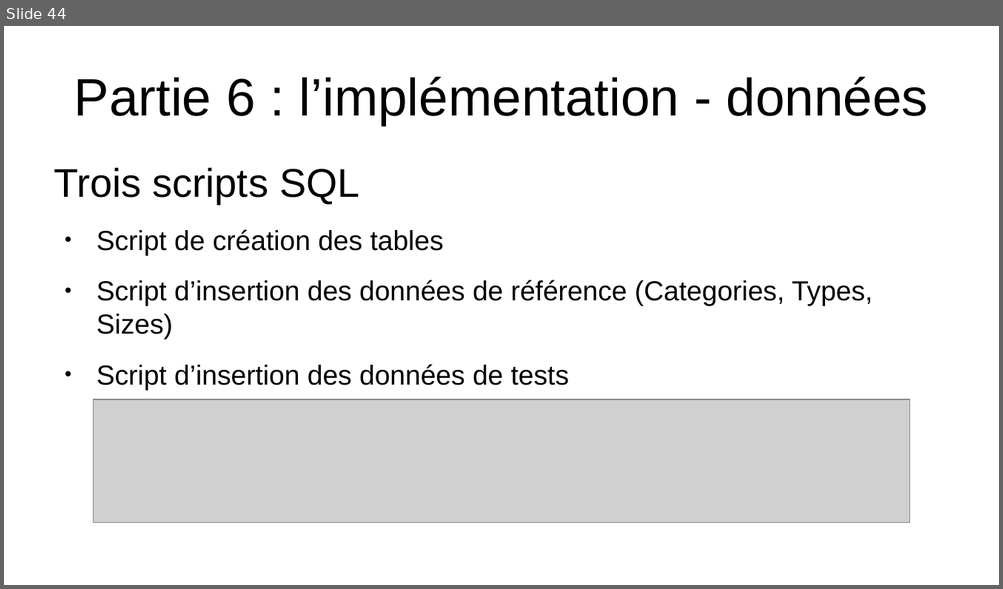
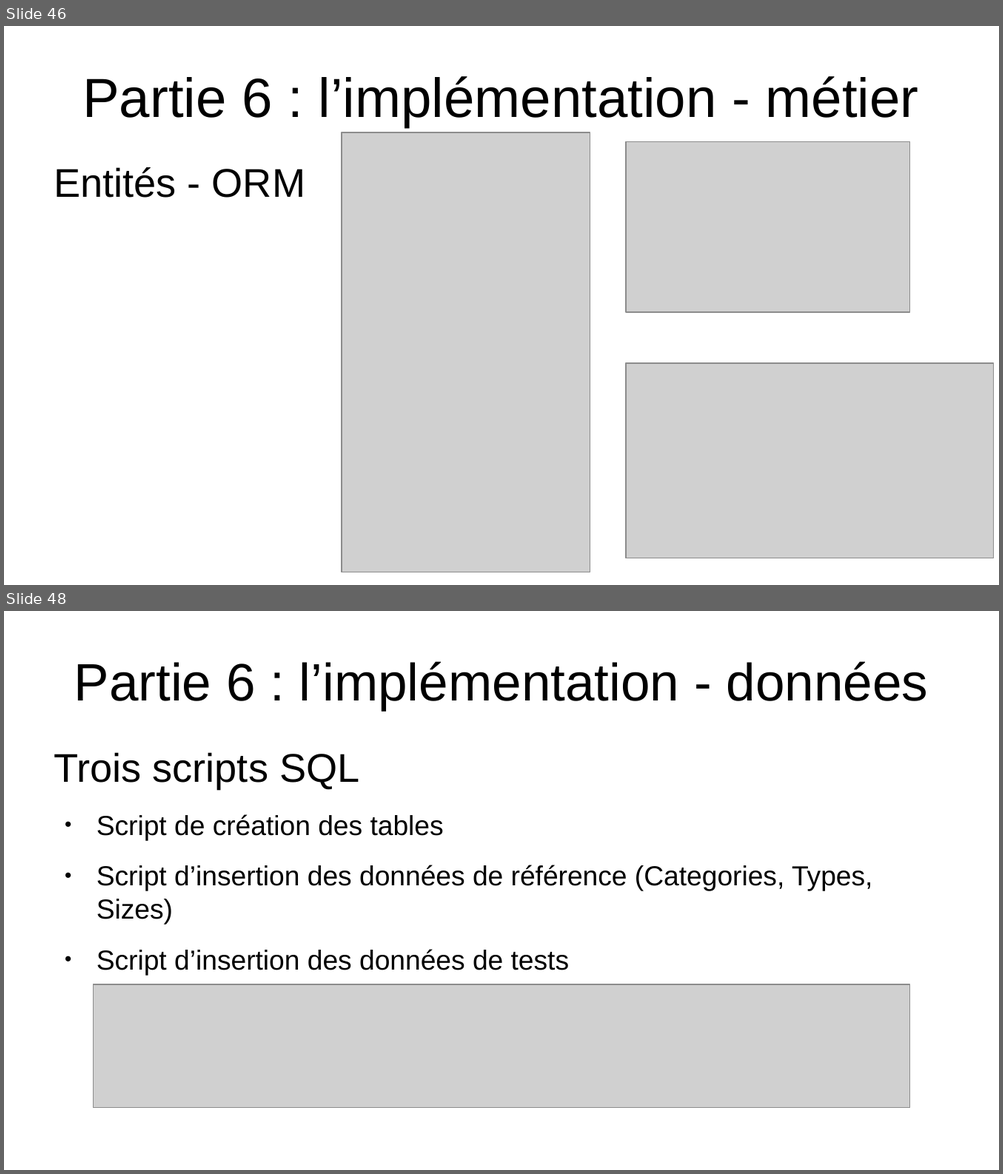
Before and after one commit to EmmaBroudic/Projet-Nooky, a slide deck: doc/Nooky.odp. Shown one above the other, each under a label of ours: slide 44 before the commit, slides 46 and 48 after it; the slides between them are not shown. The pictures are 1003x589 and 1003x1174 pixels, drawn with LibreOffice and Linux fonts; fonts in the diff are those of the drawing; grey boxes stand for pictures. Boxes give left, top, right and bottom in pixels: in the first picture for what was removed or moved away, otherwise in the second. Text is boxed around its words. In the diff, an @@ line names an element or a change of style, - is before the commit and + after.

```diff
--- a/doc/Nooky.odp
+++ b/doc/Nooky.odp
@@ slide 46 added at (4,26,999,585), background #FFFFFF @@
@@ title added at (82,76,919,127), 44 pt, text #000000 @@
+Partie 6 : l’implémentation - métier
@@ picture added at (341,133,591,573) @@
@@ picture added at (626,141,910,312) @@
@@ text added at (54,167,305,198), 32 pt, text #000000 @@
+Entités - ORM
@@ picture added at (626,363,994,560) @@
@@ what was slide 44 is now slide 48 @@
```
Also in this commit, not shown: 14 slides changed, 3 other slides added, 2 other files.
